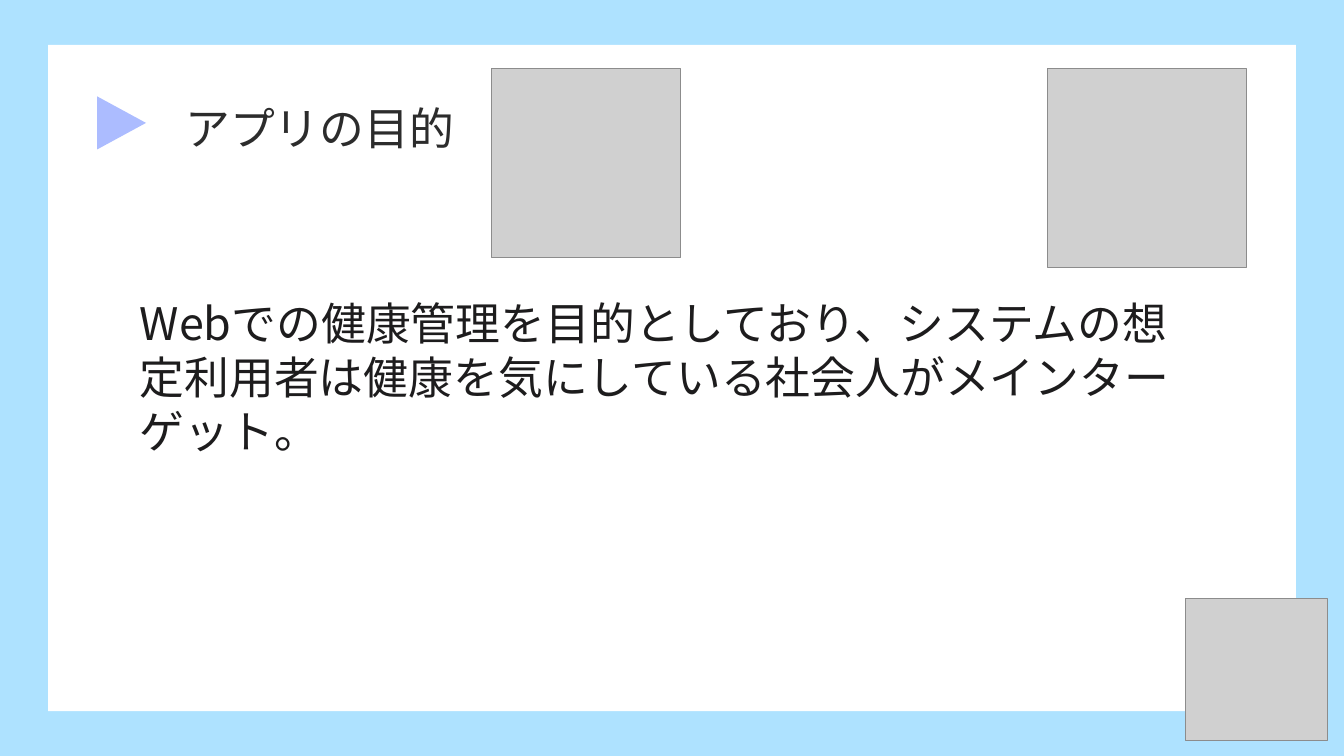
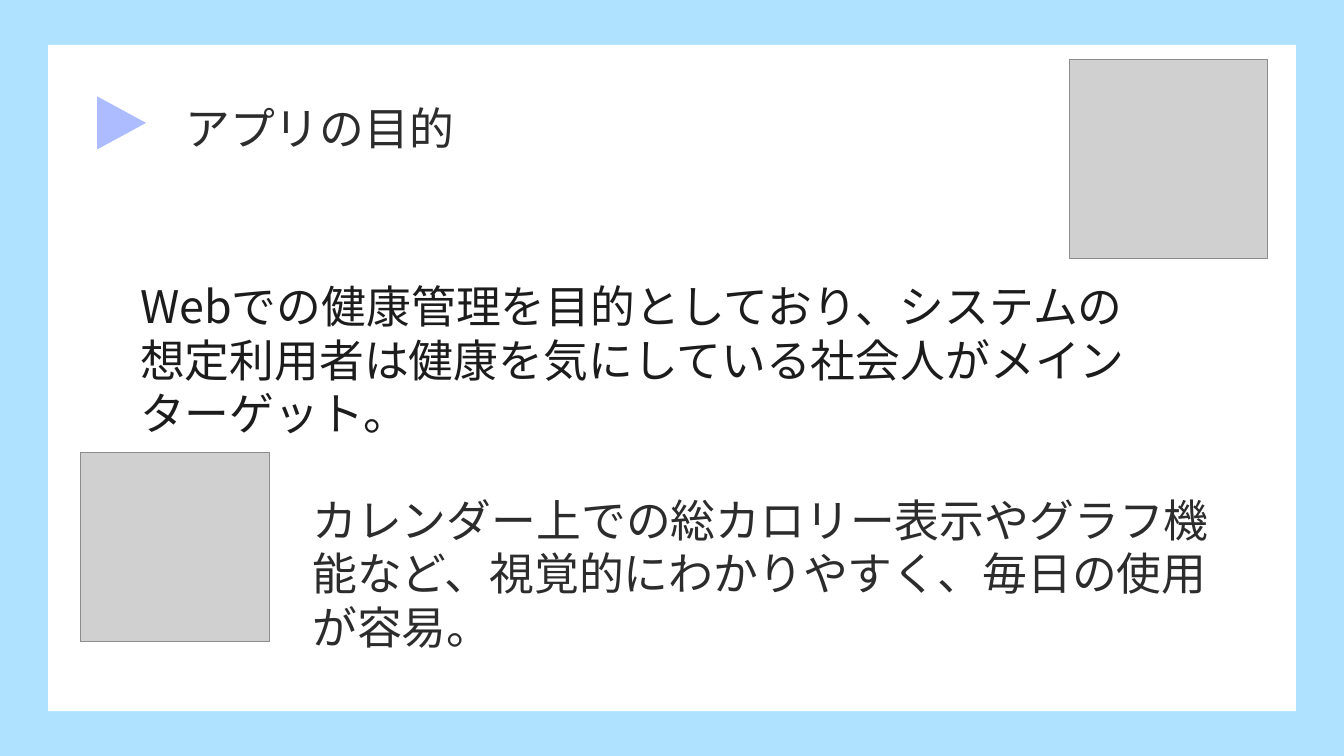
Before and after one commit to dojo2023/D-1, a slide deck: slide 7 of doc/発表資料.pptx (slide 4 before the commit). Drawn at 1344x756 pixels with LibreOffice and Linux fonts; fonts in the diff are those of the drawing; grey boxes stand for pictures. Boxes give left, top, right and bottom in pixels: in the first picture for what was removed or moved away, otherwise in the second. Text is boxed around its words. In the diff, an @@ line names an element or a change of style, - is before the commit and + after.

```diff
--- a/doc/発表資料.pptx
+++ b/doc/発表資料.pptx
@@ picture: place and size @@
-picture at <box>1049,69,1247,267</box>
+picture at <box>1070,60,1268,259</box>
@@ text "Webでの健康管理を目的としており、システムの想定利用者は健康を気にしている社会人がメインターゲット。": place and size @@
-text "Webでの健康管理を目的としており、システムの想定利用者は健康を気にしている社会人がメインターゲット。" at <box>140,302,1169,452</box>
+text "Webでの健康管理を目的としており、システムの想定利用者は健康を気にしている社会人がメインターゲット。" at <box>140,285,1125,434</box>
@@ text "Webでの健康管理を目的としており、システムの想定利用者は健康を気にしている社会人がメインターゲット。" at <box>140,285,1125,434</box>: font Calibri to Noto Sans CJK JP in "Webでの健康管理を目的としており、システムの想定利用者は健康を気にしている社会人がメインターゲット。" @@
@@ picture: place and size @@
-picture at <box>492,69,682,258</box>
+picture at <box>81,453,270,642</box>
@@ text added at <box>312,499,1208,594</box>, 32 pt, text #2C2C2C @@
+カレンダー上での総カロリー表示やグラフ機能など、視覚的にわかりやすく、毎日の使用が容易。
@@ picture removed at <box>1186,599,1328,741</box> @@
```
Also in this commit, not shown: 7 other slides changed, 3 slides added.
